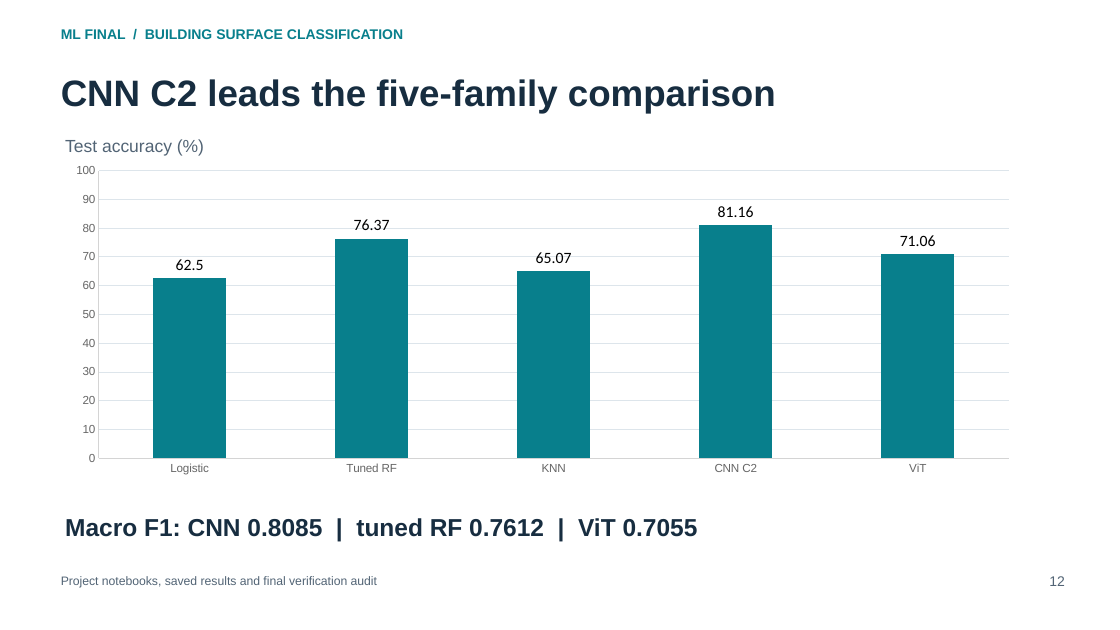
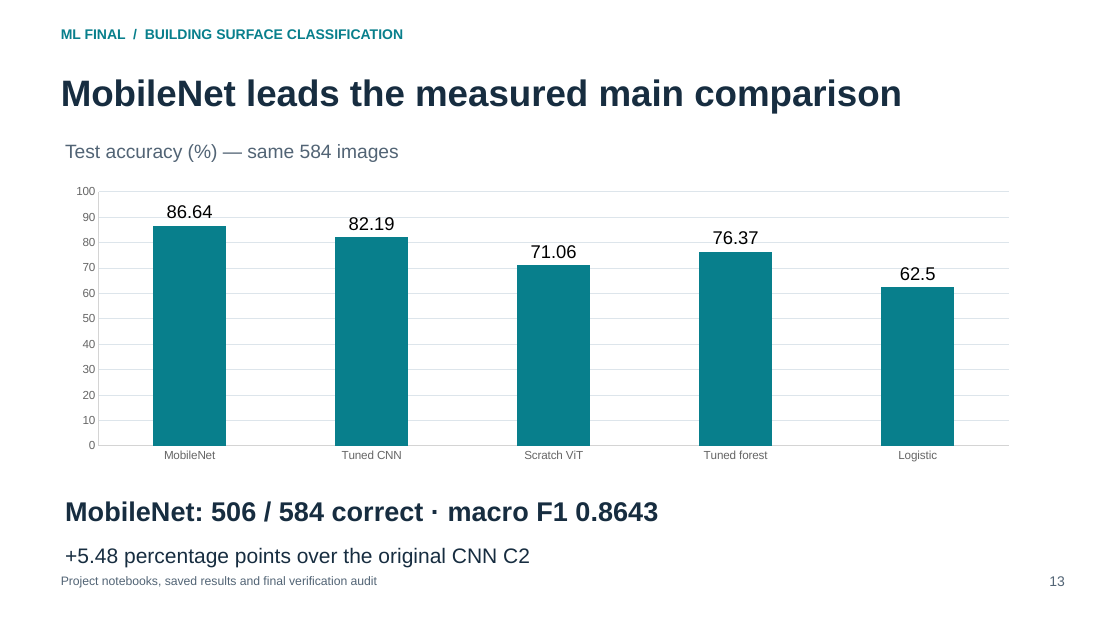
Before and after one commit to darau77/Finalski, a slide deck: slide 13 of docs/Final_Presentation.pptx (slide 12 before the commit). Drawn at 1120x630 pixels with LibreOffice and Linux fonts; fonts in the diff are those of the drawing. Boxes give left, top, right and bottom in pixels: in the first picture for what was removed or moved away, otherwise in the second. Text is boxed around its words. In the diff, an @@ line names an element or a change of style, - is before the commit and + after.

```diff
--- a/docs/Final_Presentation.pptx
+++ b/docs/Final_Presentation.pptx
@@ text at (x1=61, y1=79, x2=902, y2=113): text changed @@
-CNN C2 leads the five-family comparison
+MobileNet leads the measured main comparison
@@ text at (x1=65, y1=144, x2=399, y2=162): text changed; size 15 to 16.5 pt @@
-Test accuracy (%)
+Test accuracy (%) — same 584 images
@@ column chart at (x1=57, y1=180, x2=1028, y2=469) @@
-categories: Logistic, Tuned RF, KNN, CNN C2, ViT
+categories: MobileNet, Tuned CNN, Scratch ViT, Tuned forest, Logistic
-Series 1: 62.5, 76.37, 65.07, 81.16, 71.06
+Series 1: 86.64, 82.19, 71.06, 76.37, 62.5
@@ data labels of Series 1 changed @@
@@ column chart resized from (x1=57, y1=158, x2=1028, y2=481) to (x1=57, y1=180, x2=1028, y2=469) @@
@@ text at (x1=65, y1=501, x2=658, y2=522): text changed; size 21 to 23.2 pt @@
-Macro F1: CNN 0.8085 | tuned RF 0.7612 | ViT 0.7055
+MobileNet: 506 / 584 correct · macro F1 0.8643
@@ text added at (x1=65, y1=547, x2=530, y2=567), 18 pt, text #172D40 @@
++5.48 percentage points over the original CNN C2
@@ text at (x1=1049, y1=576, x2=1065, y2=586): text changed @@
-12
+13
```
Also in this commit, not shown: 18 other slides changed, 4 slides added, 1 slide removed, 25 other files.
